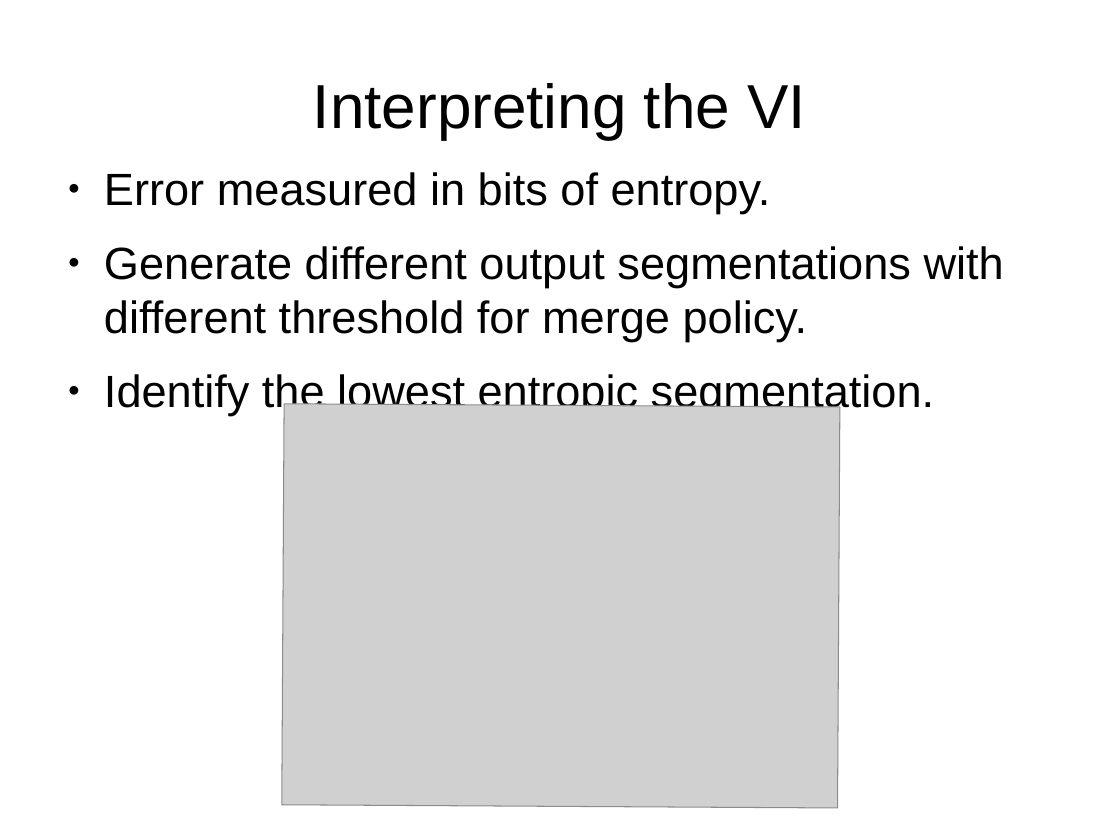
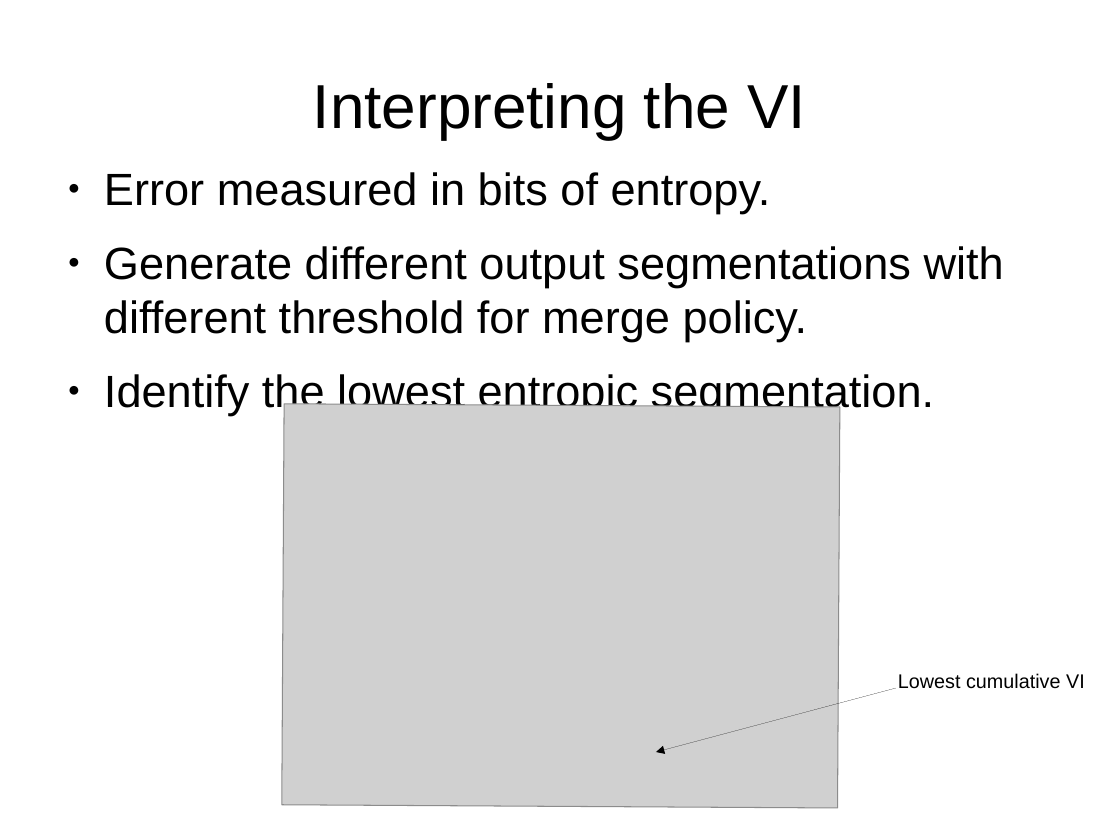
Before and after one commit to JohnnyTeutonic/view_all, a slide deck: slide 14 of Segmentation_Presentation.odp (slide 13 before the commit). Drawn at 1120x840 pixels with LibreOffice and Linux fonts; fonts in the diff are those of the drawing; grey boxes stand for pictures. Boxes give left, top, right and bottom in pixels: in the first picture for what was removed or moved away, otherwise in the second. Text is boxed around its words. In the diff, an @@ line names an element or a change of style, - is before the commit and + after.

```diff
--- a/Segmentation_Presentation.odp
+++ b/Segmentation_Presentation.odp
@@ arrow added from (896, 688) to (657, 752), #000000 0 pt @@
@@ text added at [898,673,1085,689], 14 pt, text #000000 @@
+Lowest cumulative VI
```
Also in this commit, not shown: 6 other slides changed, 4 slides added, 3 slides removed, 2 other files.
